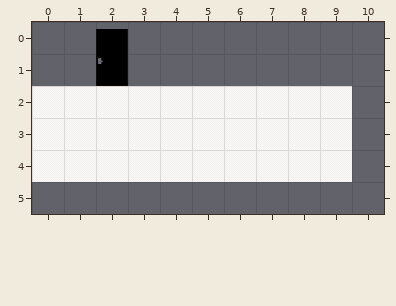
A Tiled map gets an edit: img/map_pro_tmx/house1_hallway5.tmx. The picture above was drawn from the file before the commit.
Cells are 32x32 px. Shown: x 0..10, y 0..5. Not drawn, because the pictures are missing: unchanged layer "layer2".
The same view after the edit:
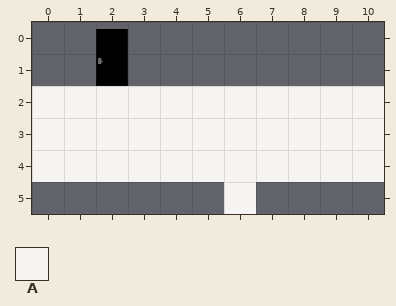
Key: from "add_more": A 311.
_ is an empty cell.
What changed:
{"where": "layer \"layer0\""}
{"y":2,"x":10,"old":"_","new":"A"}
{"y":3,"x":10,"old":"_","new":"A"}
{"y":4,"x":10,"old":"_","new":"A"}
{"y":5,"x":6,"old":"_","new":"A"}
